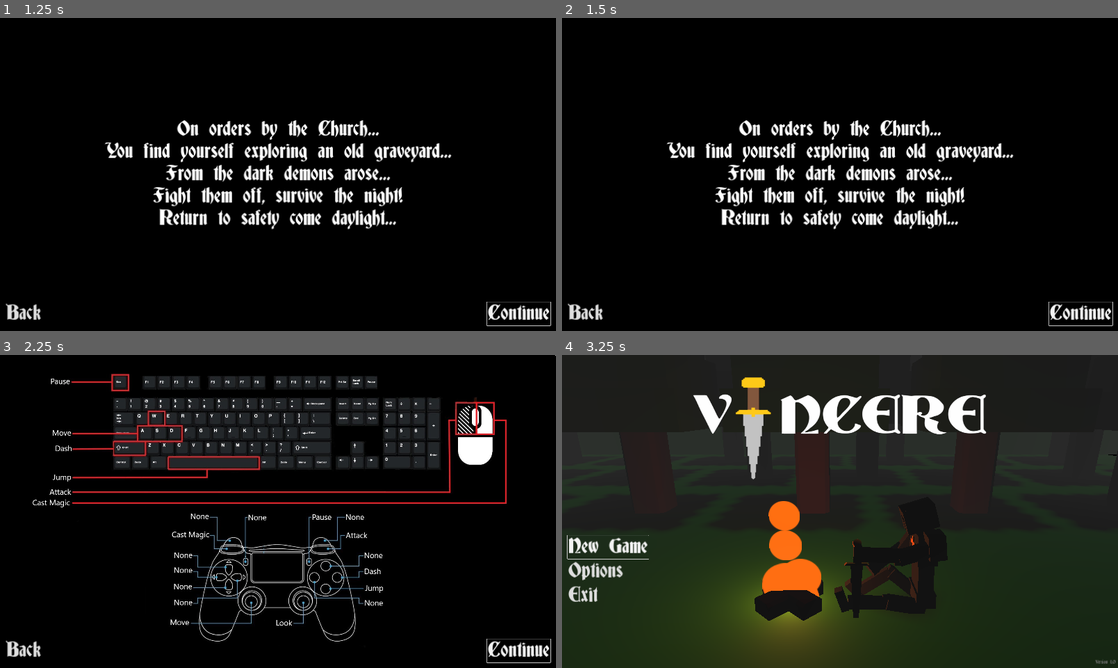
Above: before the commit, frames 1-4 (two rows, left to right).
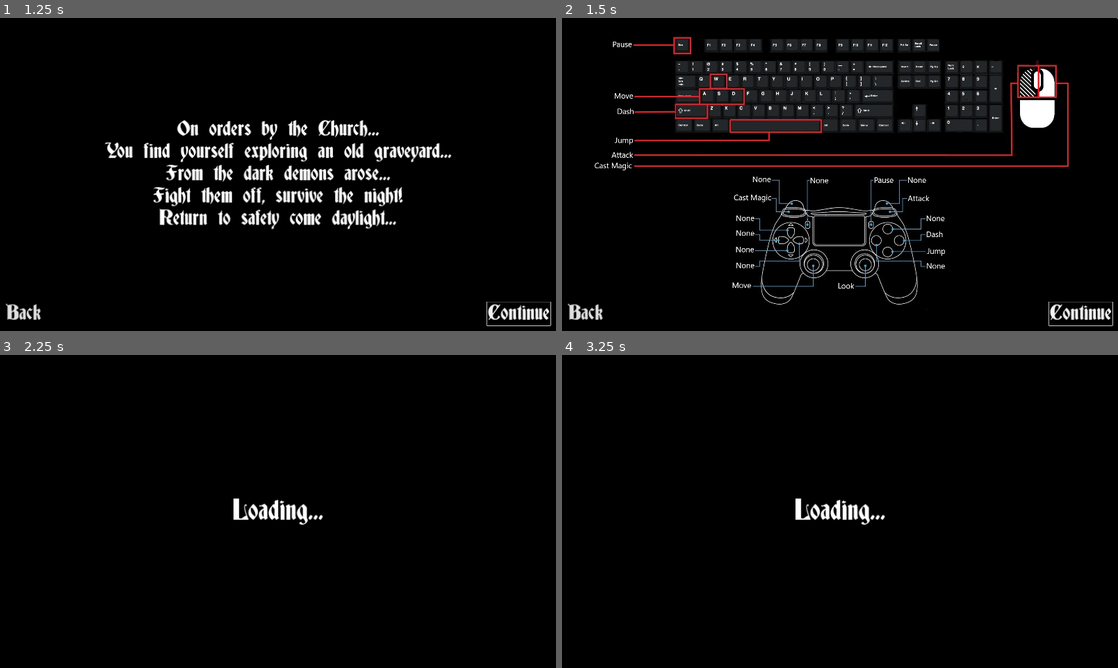
Above: after the commit, the same moments.

Repository: mitchtasso/Vincere
Game: Godot game, scene res://scenes/main.tscn
Two runs of this game, one before a commit and one after it. Both use one fixed random seed, a clock stepped at 60 frames per second and the inputs below.
Inputs (mouse positions are in pixels of both pictures, inside the frame that each line leads up to):
- Up to frame 1 (1.25 s): click "New Game" at 0.5 s
- Up to frame 2 (1.5 s): click "Continue" at 1.25 s
- Up to frame 3 (2.25 s): click "Continue" at 2 s
- Up to frame 4 (3.25 s): click (584, 652) at 2.75 s, where only the run before the commit has a clickable "Back"

Frame 1 is identical in both runs. In frame 2, 20% of the frame differs, in the area x 5-100%, y 0-92%; in frame 3, 17%; in frame 4, 96%, in the area x 0-100%, y 0-100%.

Commit message:
Fixed ghost click in story menu continue

Diff:
--- a/scripts/story_menu.gd
+++ b/scripts/story_menu.gd
@@ -12,14 +12,18 @@
 @onready var warningLabel: Label = $Label2
 
 var turn: int = 0
+var final: bool = false
 
 func _process(_delta: float) -> void:
 	if player.playerData.wave > 1 and turn == 0:
 		storyLabel.hide()
 		warningLabel.show()
+	else:
+		if final == false:
+			turn = 1
 
 func _on_continue_pressed() -> void:
-	if turn == 0:
+	if turn == 0 and player.playerData.wave > 1:
 		menu_button.play()
 		storyLabel.show()
 		warningLabel.hide()
@@ -28,6 +32,7 @@
 		menu_button.play()
 		storyLabel.hide()
 		controlDiagram.show()
+		final = true
 		turn = 2
 	else:
 		story_menu.hide()
